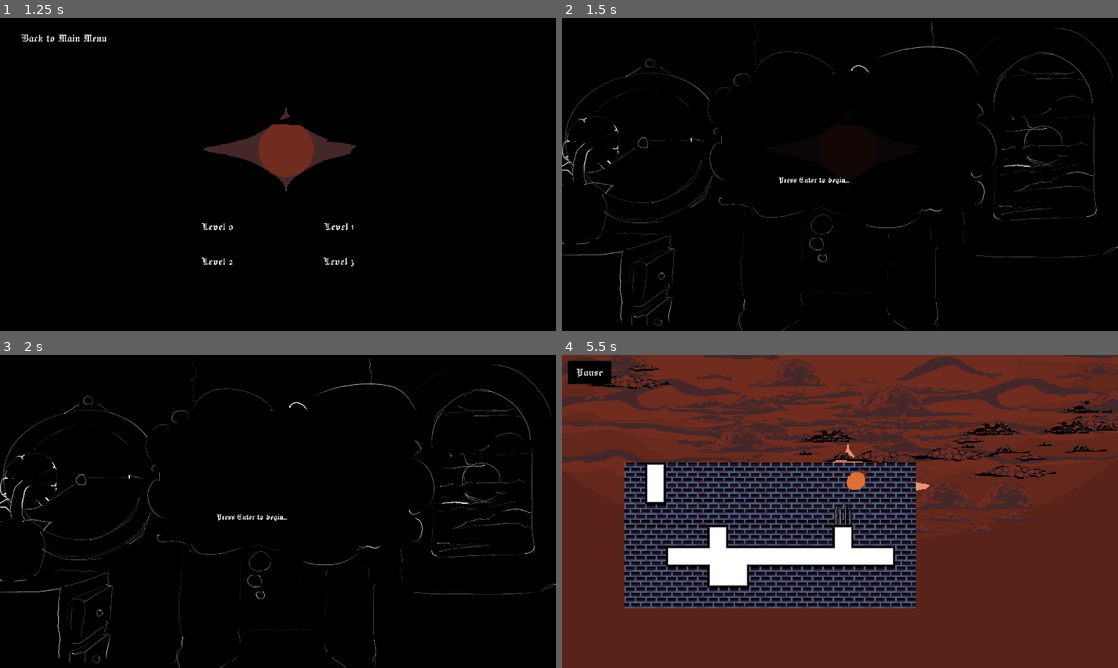
Above: before the commit, frames 1-4 (two rows, left to right).
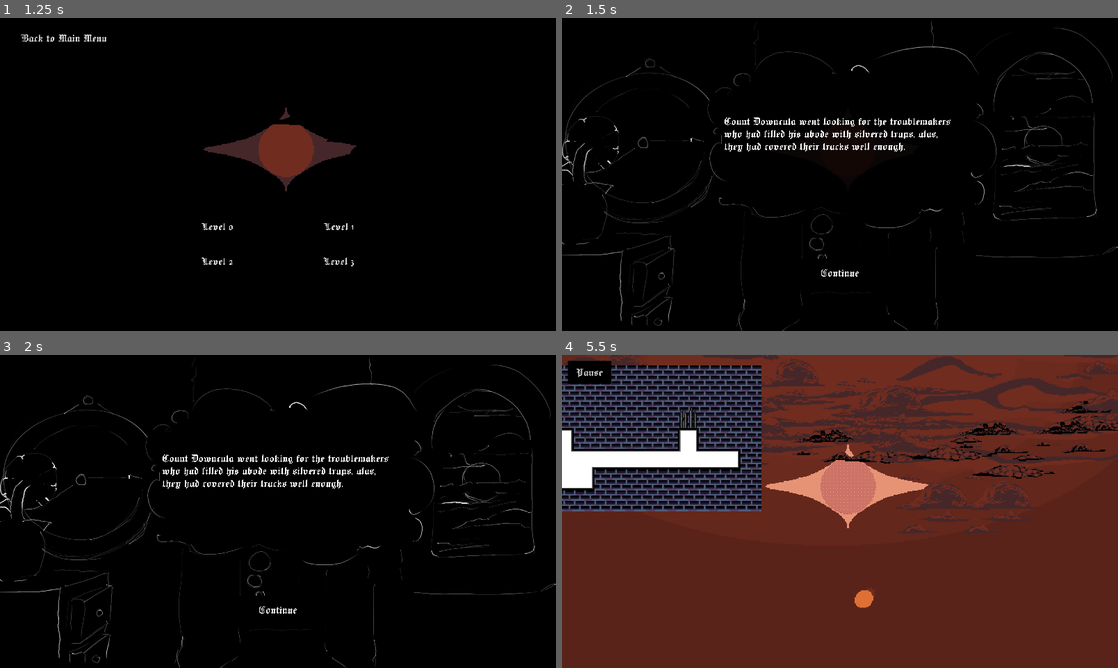
Above: after the commit, the same moments.

Repository: Agecaf/gmtk26-jamgame
Game: Godot game, scene res://main.tscn
Same seed, same stepped clock (60 frames per second), same inputs: the game is played once before the commit and once after it.
Inputs (mouse positions are in pixels of both pictures, inside the frame that each line leads up to):
- Up to frame 1 (1.25 s): click "Choose Night" at 0.5 s
- Up to frame 2 (1.5 s): click "Level 1" at 1.25 s
- Up to frame 3 (2 s): no input
- Up to frame 4 (5.5 s): click (840, 608) at 2 s, where only the run after the commit has a clickable "Continue"; click (589, 373) at 2.75 s, where only the run after the commit has a clickable "Pause"; click (840, 495) at 3.5 s, where only the run after the commit has a clickable "Continue"; tap Enter (ui_accept) at 4.25, 4.35, 5.3 s; hold D (right) from 4.28 s (still down); tap W (jump) at 4.52, 5.27 s; tap S (crouch) at 5.1 s

Frame 1 is identical in both runs. In frame 2, 1.2% of the frame differs, in the area x 29-70%, y 31-83%; in frame 3, 1.2%; in frame 4, 39%, in the area x 0-100%, y 0-82%.

Commit message:
Pre level now has a story...

Diff:
--- a/game/core/game_container.gd
+++ b/game/core/game_container.gd
@@ -1,6 +1,7 @@
 class_name GameContainer extends Node2D
 
-@export var levels: Array[PackedScene]
+@export var levels: Array[PackedScene] = []
+@export_multiline var start_text: Array[String] = []
 
 # Initialization
 func _ready() -> void:
--- a/main.tscn
+++ b/main.tscn
@@ -23,6 +23,8 @@
 [node name="GameContainer" type="Node2D" parent="GameLayer" unique_id=1757171418]
 script = ExtResource("1_h2yge")
 levels = Array[PackedScene]([ExtResource("2_lquwl"), ExtResource("3_7mycd"), ExtResource("4_5vw27"), ExtResource("5_kek77")])
+start_text = Array[String](["As Count Downcula returned near dawn to his mansion, he found a threatening note;
+\"Count Downcula, you foul creature of the night, we will ensure your demise!\"", "Count Downcula went looking for the troublemakers who had filled his abode with silvered traps, alas, they had covered their tracks well enough.", "The story continues....", "And once again continues...."])
 
 [node name="FrontLayer" type="CanvasLayer" parent="." unique_id=2097345781]
 
--- a/menu/pre_level_menu/pre_level_menu.gd
+++ b/menu/pre_level_menu/pre_level_menu.gd
@@ -1,9 +1,16 @@
 extends Control
 
-func _process(delta: float) -> void:
-	# Return if not active
-	if not visible: return
+@onready var story_text: RichTextLabel = %StoryText
+@onready var continue_button: Button = %Continue
 
-	# Check for player input
-	if Input.is_action_just_pressed("ui_accept"):
-		Game.menu.go_to(&"GameMenu")
+
+func _ready() -> void:
+	_ready_deferred.call_deferred()
+func _ready_deferred():
+	continue_button.pressed.connect(Game.menu.go_to.bind(&"GameMenu"))
+
+
+func start() -> void:
+	if Game.level_index >= 0 and Game.level_index < len(Game.container.start_text):
+		story_text.text = Game.container.start_text[Game.level_index]
+	pass
--- a/menu/pre_level_menu/pre_level_menu.tscn
+++ b/menu/pre_level_menu/pre_level_menu.tscn
@@ -1,9 +1,7 @@
 [gd_scene format=3 uid="uid://dy614mqoly7d6"]
 
+[ext_resource type="Theme" uid="uid://cyj05vdf0ga8u" path="res://assets/other/theme/game_theme.tres" id="1_2druq"]
 [ext_resource type="Script" uid="uid://bcfcc2l0f0ue4" path="res://menu/pre_level_menu/pre_level_menu.gd" id="1_frcsp"]
-
-[sub_resource type="LabelSettings" id="LabelSettings_kafe6"]
-font_size = 32
 
 [node name="PreLevelMenu" type="Control" unique_id=1998278185]
 layout_mode = 3
@@ -12,13 +10,36 @@
 anchor_bottom = 1.0
 grow_horizontal = 2
 grow_vertical = 2
+theme = ExtResource("1_2druq")
 script = ExtResource("1_frcsp")
 
-[node name="Label" type="Label" parent="." unique_id=1628213217]
-layout_mode = 0
-offset_left = 748.0
-offset_top = 542.0
-offset_right = 1136.0
-offset_bottom = 587.0
-text = "Press Enter to begin..."
-label_settings = SubResource("LabelSettings_kafe6")
+[node name="CenterContainer" type="CenterContainer" parent="." unique_id=671062526]
+custom_minimum_size = Vector2(0, 800)
+layout_mode = 1
+anchors_preset = 10
+anchor_right = 1.0
+offset_bottom = 50.0
+grow_horizontal = 2
+
+[node name="StoryText" type="RichTextLabel" parent="CenterContainer" unique_id=995415471]
+unique_name_in_owner = true
+custom_minimum_size = Vector2(800, 0)
+layout_mode = 2
+text = "Lorem ipsul dolor es sit amet"
+fit_content = true
+
+[node name="CenterContainer2" type="CenterContainer" parent="." unique_id=723351584]
+custom_minimum_size = Vector2(0, 400)
+layout_mode = 1
+anchors_preset = 12
+anchor_top = 1.0
+anchor_right = 1.0
+anchor_bottom = 1.0
+grow_horizontal = 2
+grow_vertical = 0
+
+[node name="Continue" type="Button" parent="CenterContainer2" unique_id=548068686]
+unique_name_in_owner = true
+custom_minimum_size = Vector2(400, 100)
+layout_mode = 2
+text = "Continue"
